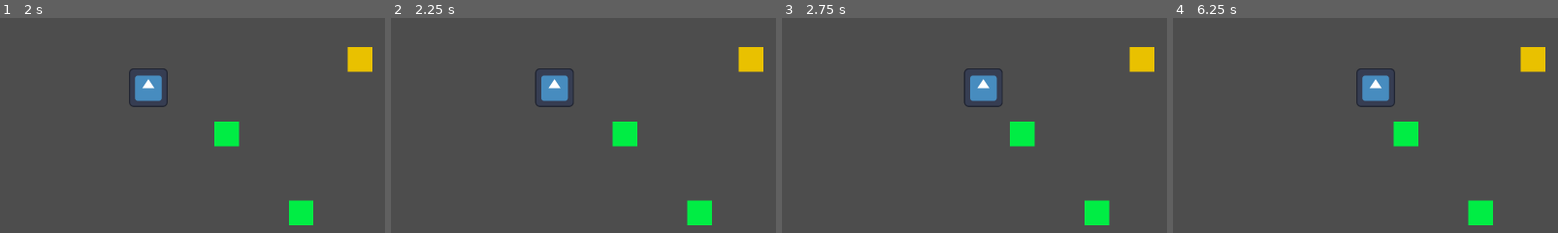
Above: before the commit, frames 1-4 (left to right).
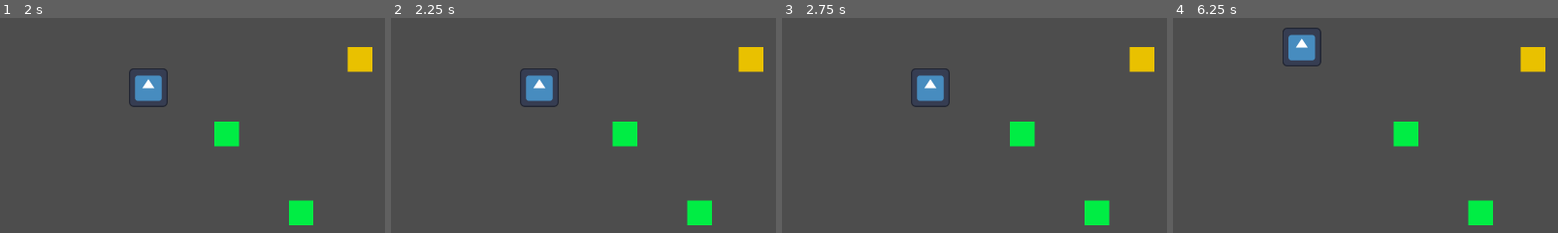
Above: after the commit, the same moments.

Repository: NervzZ/Designing-learning-tools-project
Game: Godot game, scene res://UI/MainMenu.tscn
Same seed, same stepped clock (60 frames per second), same inputs: the game is played once before the commit and once after it. The engine's default icon, where the game draws it, is replaced by a stand-in: a white triangle on a blue panel in a dark square.
Inputs (mouse positions are % of the whole screen's width and height, from its top left):
- Up to frame 1 (2 s): click "Start" at 0.5 s; click "Ok!" at 1.25 s
- Up to frame 2 (2.25 s): move the mouse to (72, 46) at 2.02 s; hold D (Right) from 2.03 s (still down); click (72, 46) at 2.17 s
- Up to frame 3 (2.75 s): keep holding D (Right)
- Up to frame 4 (6.25 s): release D (Right) at 2.75 s; drag from (29, 56) to (53, 10) at 2.77 s; move the mouse to (60, 28) at 3.52 s; hold D (Right) 3.53-4.25 s; click (60, 28) at 3.67 s; drag from (45, 71) to (25, 56) at 4.27 s; move the mouse to (80, 66) at 5.02 s; hold A (Left) 5.03-5.75 s; click (80, 66) at 5.17 s; drag from (19, 35) to (3, 3) at 5.77 s
The pictures show only the part of the screen within x 6-56%, y 0-50%; the shares and areas given below are measured in that part.

Frame 1 is identical in both runs. In frame 2, 1.3% of the frame differs, in the area x 33-48%, y 23-42%; in frame 3, 2.2%; in frame 4, 2.3%, in the area x 28-58%, y 4-42%.

Commit message:
touch controls added and tested

Diff:
--- a/Scripts/PlayerController.gd
+++ b/Scripts/PlayerController.gd
@@ -1,6 +1,11 @@
 extends CharacterBody2D
 
 var speed = 15000
+var canMove = true
+var touchHolding = false
+var dragStart : Vector2
+var moveDir : Vector2 = Vector2(0, 0)
+var deadzone = 170
 
 #Called when first loaded in memory
 func _init():
@@ -10,17 +15,37 @@
 func _ready():
 	print("Player spawned!")
 
+func _input(event):
+	if event is InputEventMouseButton:
+		if event.button_index == MOUSE_BUTTON_LEFT:
+			if event.pressed:
+				if !touchHolding:
+					touchHolding = true
+					dragStart = get_viewport().get_mouse_position()
+					print("Left mouse button pressed")
+			if event.is_released():
+				touchHolding = false
+				moveDir = Vector2(0, 0)
+				print("Left mouse button released")
+
+
+	if event is InputEventMouseMotion:
+		if touchHolding:
+			var pos = get_viewport().get_mouse_position()
+			var dist = dragStart.distance_to(pos)
+			if dist > deadzone:
+				var direction : Vector2 = pos - dragStart
+				moveDir = direction.normalized()
+			else:
+				moveDir = Vector2(0, 0)
+
 #This is called at every frame the game renders, detal is time between each frame
 func _process(delta):
-	pass
+	velocity = moveDir * speed
 
 #This is called at every physical process tick (independent of game's framerate)
 #Therefore you can expect delta to be constant
 func _physics_process(delta):
-	get_input()
-	set_velocity(velocity * delta)
-	move_and_slide()
-
-func get_input():
-	var input_dir = Input.get_vector("Left", "Right", "Up", "Down")
-	velocity = input_dir.normalized() * speed
+	if canMove:
+		set_velocity(velocity * delta)
+		move_and_slide()
